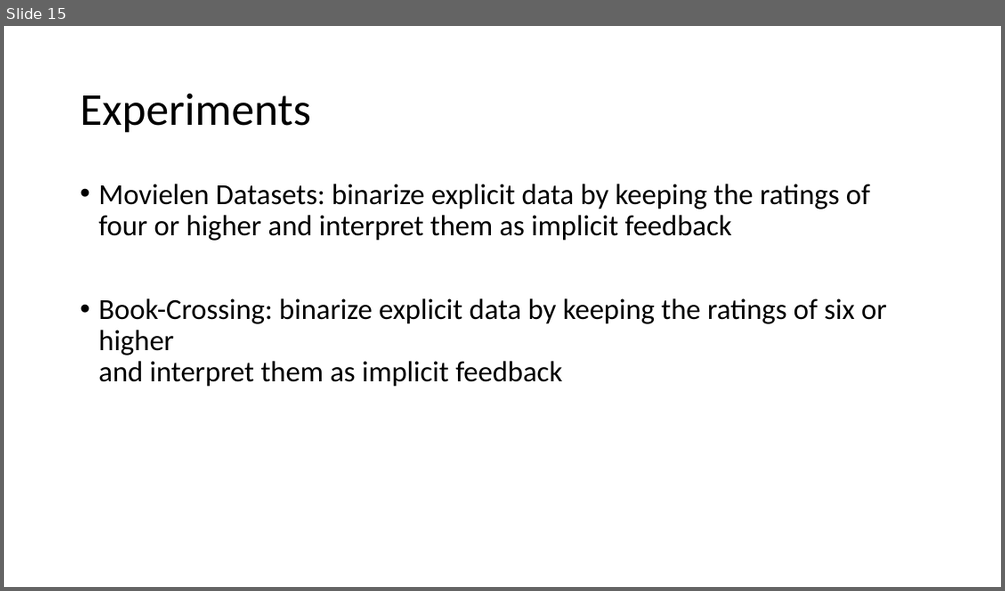
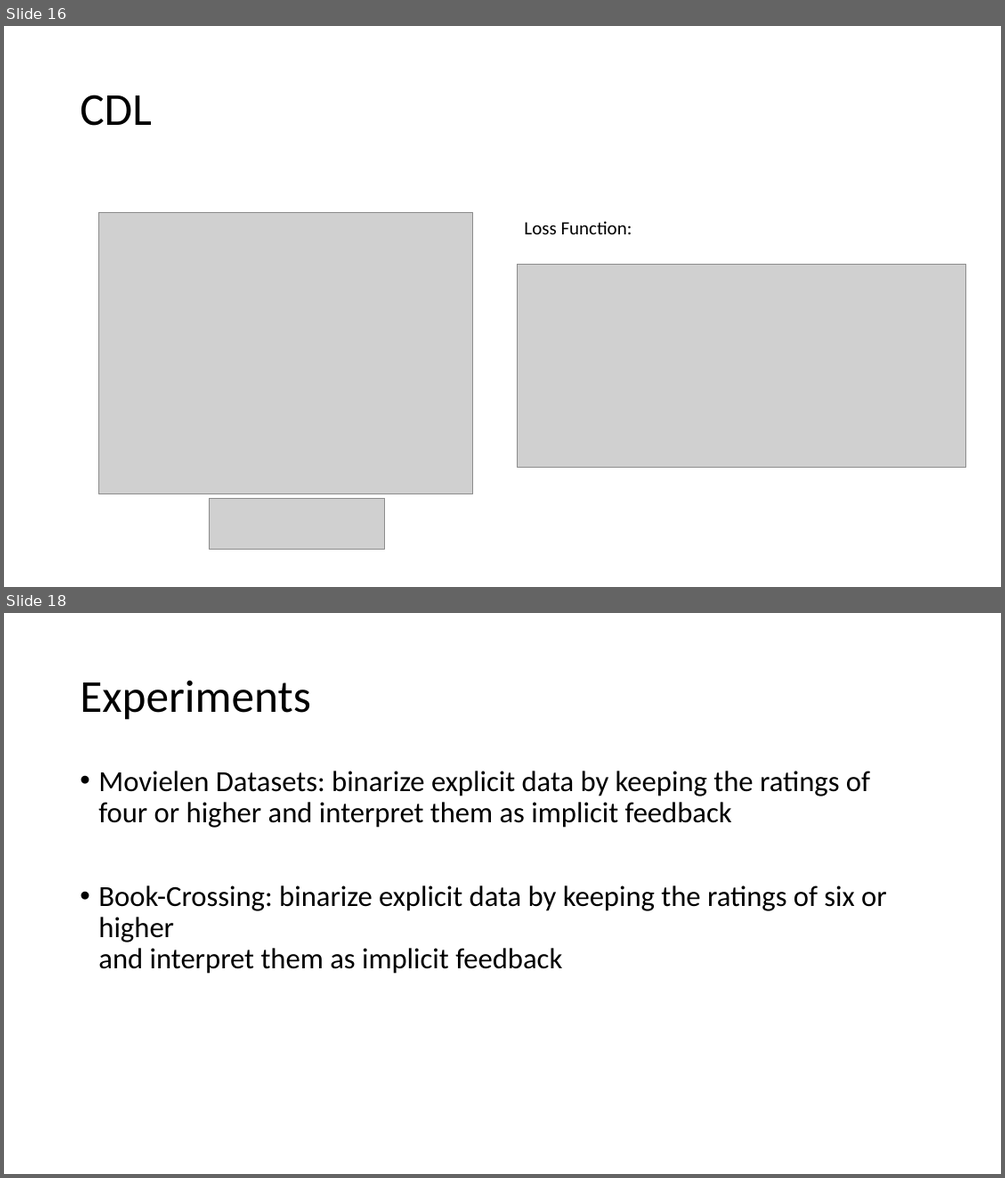
Before and after one commit to N4A/papers, a slide deck: RS/VBPR.pptx. Shown one above the other, each under a label of ours: slide 15 before the commit, slides 16 and 18 after it; the slides between them are not shown. The pictures are 1005x591 and 1005x1178 pixels, drawn with LibreOffice and Linux fonts; fonts in the diff are those of the drawing; grey boxes stand for pictures. Boxes give left, top, right and bottom in pixels: in the first picture for what was removed or moved away, otherwise in the second. Text is boxed around its words. In the diff, an @@ line names an element or a change of style, - is before the commit and + after.

```diff
--- a/RS/VBPR.pptx
+++ b/RS/VBPR.pptx
@@ slide 16 added at (x1=4, y1=26, x2=1001, y2=587), background #FFFFFF @@
@@ title added at (x1=80, y1=95, x2=151, y2=126), 44 pt, text #000000 @@
+CDL
@@ picture added at (x1=98, y1=212, x2=473, y2=494) @@
@@ text added at (x1=524, y1=221, x2=632, y2=234), 18 pt, text #000000 @@
+Loss Function:
@@ picture added at (x1=517, y1=265, x2=966, y2=467) @@
@@ picture added at (x1=209, y1=498, x2=385, y2=548) @@
@@ what was slide 15 is now slide 18 @@
```
Also in this commit, not shown: 2 slides changed, 3 other slides added, 1 slide removed, 10 other files.
